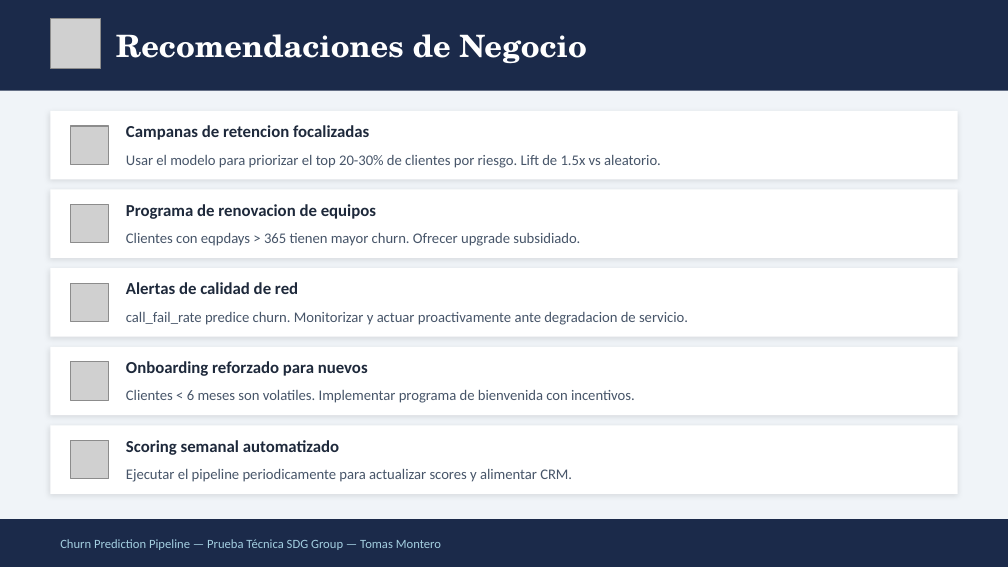
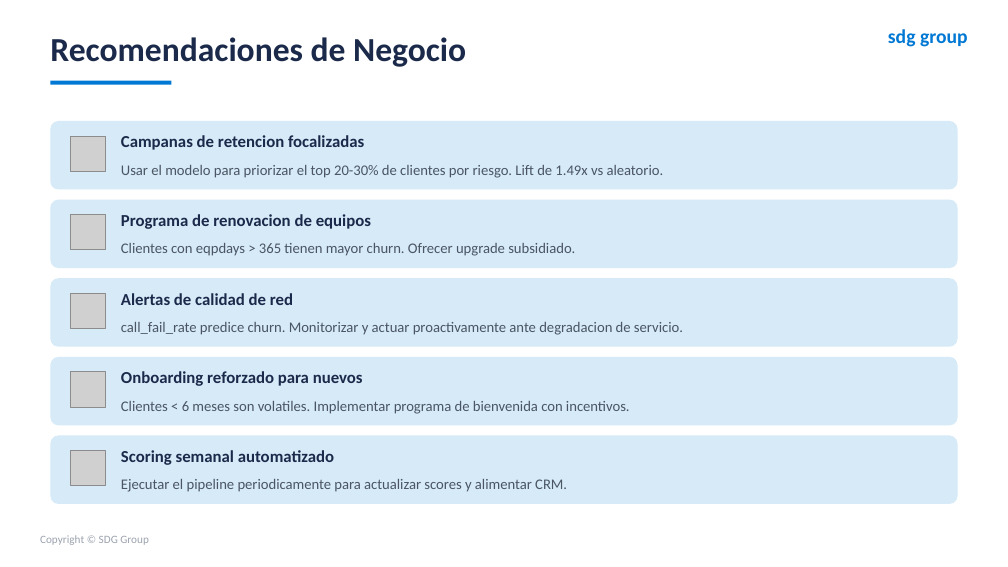
Before and after one commit to TomasUrban0/AI_Test_SDG, a slide deck: slide 19 of Presentacion_Churn_SDG.pptx. Drawn at 1008x567 pixels with LibreOffice and Linux fonts; fonts in the diff are those of the drawing; grey boxes stand for pictures. Boxes give left, top, right and bottom in pixels: in the first picture for what was removed or moved away, otherwise in the second. Text is boxed around its words. In the diff, an @@ line names an element or a change of style, - is before the commit and + after.

```diff
--- a/Presentacion_Churn_SDG.pptx
+++ b/Presentacion_Churn_SDG.pptx
@@ background #F0F4F8 to #FFFFFF @@
@@ rectangle removed at [0,0,1008,91] @@
@@ text "Recomendaciones de Negocio": place and size @@
-text "Recomendaciones de Negocio" at [116,34,586,64]
+text "Recomendaciones de Negocio" at [50,37,466,67]
@@ text "Recomendaciones de Negocio" at [50,37,466,67]: size 22 to 24 pt, font TeX Gyre Schola to Calibri, text colour #FFFFFF to #1B2A4A @@
@@ picture removed at [50,18,101,69] @@
@@ text added at [888,29,968,47], 14 pt, text #0078D4, bold @@
+sdg group
@@ rectangle added at [50,81,171,85], fill #0078D4 @@
@@ rectangle removed at [50,111,958,179] @@
@@ rounded rectangle added at [50,121,958,190], fill #D6EAF8 @@
@@ text at [121,165,664,178]: text changed; text colour #475569 to #4B5563 @@
-Usar el modelo para priorizar el top 20-30% de clientes por riesgo. Lift de 1.5x vs aleatorio.
+Usar el modelo para priorizar el top 20-30% de clientes por riesgo. Lift de 1.49x vs aleatorio.
@@ rectangle removed at [50,190,958,258] @@
@@ rounded rectangle added at [50,200,958,268], fill #D6EAF8 @@
@@ rectangle removed at [50,268,958,337] @@
@@ rounded rectangle added at [50,278,958,347], fill #D6EAF8 @@
@@ rectangle removed at [50,347,958,415] @@
@@ rounded rectangle added at [50,357,958,425], fill #D6EAF8 @@
@@ 4 pictures: place and size @@
-4 pictures at [71,126,109,400]
+4 pictures at [71,136,106,407]
@@ rectangle removed at [50,425,958,494] @@
@@ rounded rectangle added at [50,435,958,504], fill #D6EAF8 @@
@@ text colour #1E293B to #1B2A4A in 5 elements at [121,214,371,229], [121,371,363,386], [121,135,364,150], [121,293,293,305], [121,450,334,465] @@
@@ picture: place and size @@
-picture at [71,440,109,479]
+picture at [71,451,106,486]
@@ 9 texts: place and size @@
-9 texts at [126,125,688,482]
+9 texts at [121,135,683,492]
@@ text colour #475569 to #4B5563 in 4 elements at [121,243,575,256], [121,322,683,335], [121,401,630,414], [121,479,567,492] @@
@@ rectangle removed at [0,519,1008,566] @@
@@ text added at [40,535,149,545], 8 pt, text #9CA3AF @@
+Copyright © SDG Group
@@ text removed at [60,539,441,550] @@
-Churn Prediction Pipeline — Prueba Técnica SDG Group — Tomas Montero
```
Also in this commit, not shown: 23 other slides changed, 1 slide added, 1 slide removed, 19 other files.
